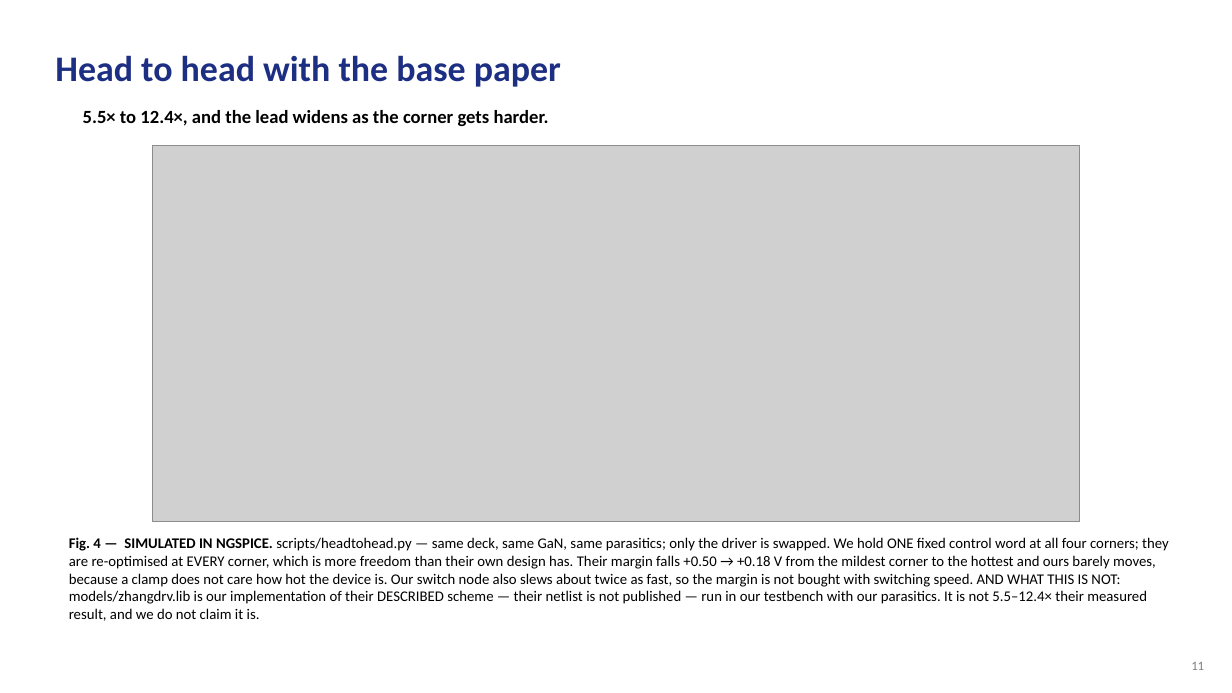
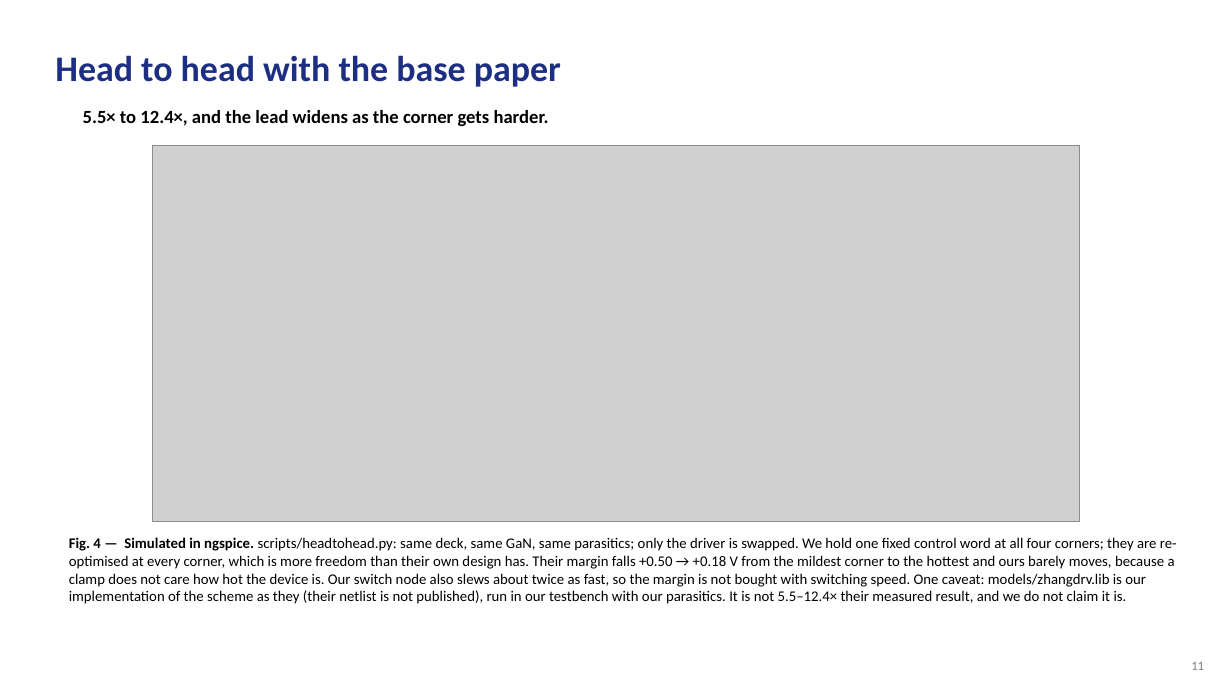
Before and after one commit to Amritha902/gan-driver, a slide deck: slide 11 of review/GaN_Review1_BACKUP.pptx. Drawn at 1232x693 pixels with LibreOffice and Linux fonts; fonts in the diff are those of the drawing; grey boxes stand for pictures. Boxes give left, top, right and bottom in pixels: in the first picture for what was removed or moved away, otherwise in the second. Text is boxed around its words. In the diff, an @@ line names an element or a change of style, - is before the commit and + after.

```diff
--- a/review/GaN_Review1_BACKUP.pptx
+++ b/review/GaN_Review1_BACKUP.pptx
@@ text at bbox=[69, 537, 1177, 604]: text changed @@
-Fig. 4 — SIMULATED IN NGSPICE. scripts/headtohead.py — same deck, same GaN, same parasitics; only the driver is swapped. We hold ONE fixed control word at all four corners; they are re-optimised at EVERY corner, which is more freedom than their own design has. Their margin falls +0.50 → +0.18 V from the mildest corner to the hottest and ours barely moves, because a clamp does not care how hot the device is. Our switch node also slews about twice as fast, so the margin is not bought with switching speed. AND WHAT THIS IS NOT: models/zhangdrv.lib is our implementation of their DESCRIBED scheme — their netlist is not published — run in our testbench with our parasitics. It is not 5.5–12.4× their measured result, and we do not claim it is.
+Fig. 4 — Simulated in ngspice. scripts/headtohead.py: same deck, same GaN, same parasitics; only the driver is swapped. We hold one fixed control word at all four corners; they are re-optimised at every corner, which is more freedom than their own design has. Their margin falls +0.50 → +0.18 V from the mildest corner to the hottest and ours barely moves, because a clamp does not care how hot the device is. Our switch node also slews about twice as fast, so the margin is not bought with switching speed. One caveat: models/zhangdrv.lib is our implementation of the scheme as they (their netlist is not published), run in our testbench with our parasitics. It is not 5.5–12.4× their measured result, and we do not claim it is.
```
Also in this commit, not shown: 43 other slides changed, 10 other files.
